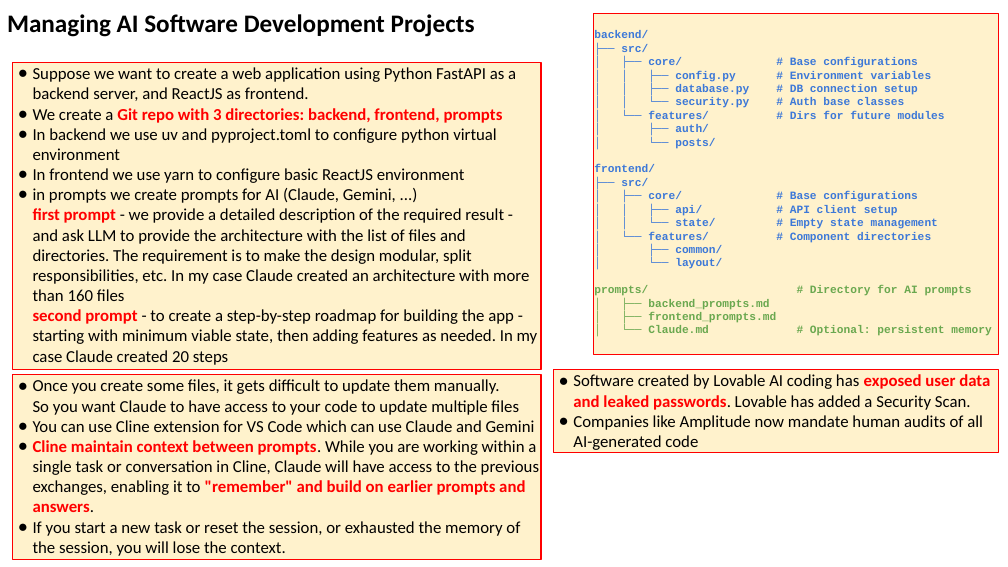
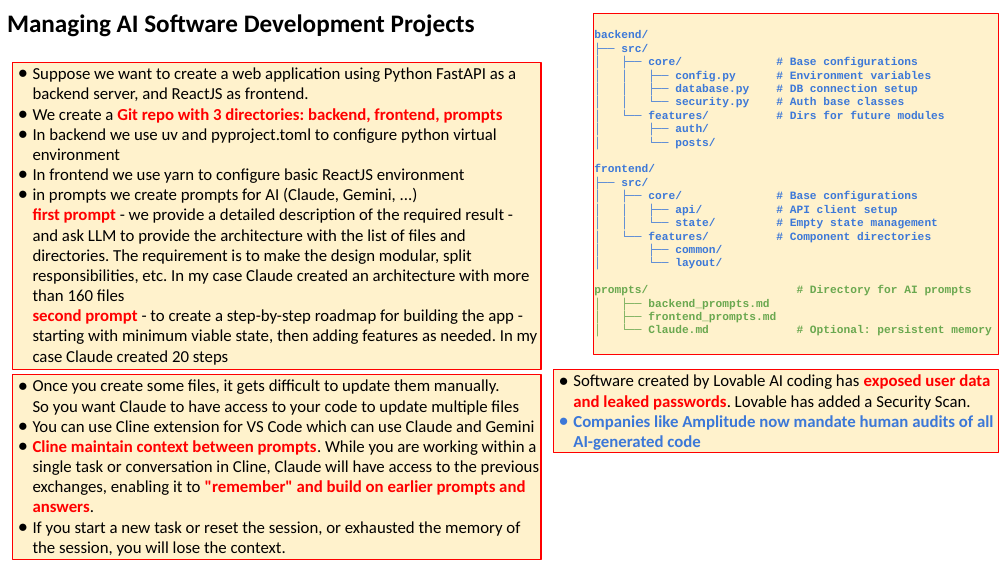
Before and after one commit to lselector/seminar, a slide deck: slide 17 of 2025/2025-05-30-AI-Updates.pptx (slide 15 before the commit). Drawn at 1008x567 pixels with LibreOffice and Linux fonts; fonts in the diff are those of the drawing. Boxes give left, top, right and bottom in pixels: in the first picture for what was removed or moved away, otherwise in the second. Text is boxed around its words. In the diff, an @@ line names an element or a change of style, - is before the commit and + after.

```diff
--- a/2025/2025-05-30-AI-Updates.pptx
+++ b/2025/2025-05-30-AI-Updates.pptx
@@ text in rectangle at (x1=573, y1=415, x2=994, y2=450): text colour #000000 to #3C78D8, bold on in "Companies like Amplitude now mandate human audits ..."; bullet colour #000000 to #3C78D8 @@
```
Also in this commit, not shown: 14 other slides changed, 1 slide added.
